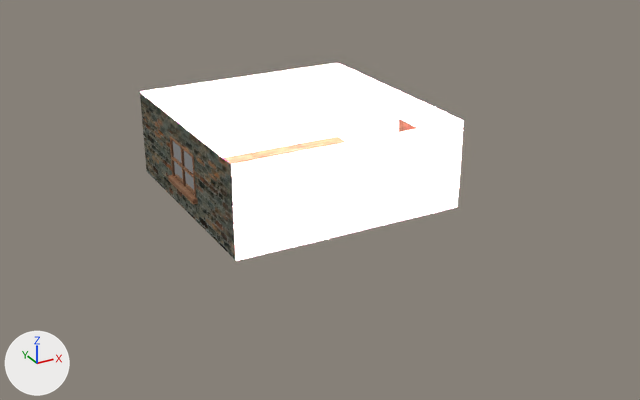
The Blender file Projekt/01-Model/lw-raum.blend, before and after one commit.
Before and after are seen from a camera (50 mm lens) standing at (-25.9, -50.7, 24.0) and looking at (0.8, -2.1, -0.3). The lights are fixed; the arrows at lower left show +X, +Y and +Z.
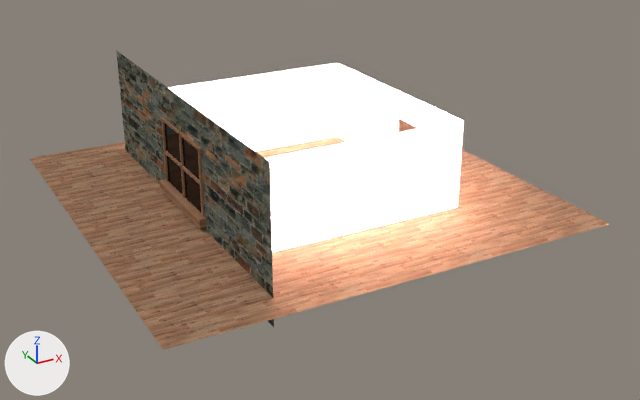
Pixel boxes (x1, y1, x2, y2) of what changed, in the pictures (640 x 400 px):
```json
{"object": "Plane", "change": "rescaled", "before": [223, 136, 348, 165], "after": [29, 136, 610, 350]}
{"object": "Plane.005", "change": "rescaled", "before": [140, 92, 236, 260], "after": [116, 51, 274, 327], "on screen": "64% wider, 64% taller"}
{"object": "Plane.004", "change": "surface changed", "before": [164, 123, 201, 212], "after": [164, 123, 201, 212]}
{"object": "Cube.001", "change": "moved, rescaled", "before": [168, 175, 198, 204], "after": [159, 179, 207, 228], "on screen": "58% wider, 67% taller"}
{"object": "Cube.004", "change": "rescaled", "before": [181, 148, 185, 187], "after": [179, 134, 186, 198], "on screen": "60% wider, 62% taller"}
{"object": "Cube.005", "change": "moved, rescaled", "before": [171, 157, 194, 178], "after": [164, 150, 200, 185], "on screen": "54% wider, 64% taller"}
{"object": "Plane.002", "change": "recoloured, rescaled", "before": [144, 95, 228, 162], "after": [116, 50, 273, 273]}
```

Scene script edits in JSON lines:
```json
{"op": "remove", "block": "mat_material_004", "code": "n0 = _N.new('ShaderNodeOutputMaterial'); n0.name = 'Material Output'"}
{"block": "mat_material_004", "where": "n1 = _N.new('ShaderNodeBsdfGlass'); n1.name = 'Glass BSDF'"}
{"op": "set", "path": "n1.distribution", "old": "'BECKMANN'", "new": "'GGX'"}
{"op": "remove", "block": "mat_material_004", "code": "_L.new(n1.outputs[0], n0.inputs[0])  # 'BSDF' to 'Surface'"}
{"op": "add", "block": "mat_material_004", "code": "n0 = _N.new('ShaderNodeOutputMaterial'); n0.name = 'Material Output'"}
{"op": "add", "block": "mat_material_004", "code": "n2 = _N.new('ShaderNodeMixShader'); n2.name = 'Mix Shader'"}
{"op": "add", "block": "mat_material_004", "code": "n2.inputs[0].default_value = 0.891  # 'Factor'"}
{"op": "add", "block": "mat_material_004", "code": "_L.new(n1.outputs[0], n2.inputs[1])  # 'BSDF' to 'Shader'"}
{"op": "add", "block": "mat_material_004", "code": "_L.new(n2.outputs[0], n0.inputs[0])  # 'Shader' to 'Surface'"}
{"op": "add", "block": "mat_material_013", "code": ["mat_material_013 = diffuse_material('Material.013')", "mat_material_013.base_color = (0.168, 0.168, 0.168)  # grey #727272"]}
{"block": "me_plane_002", "where": "me_plane_002.from_pydata(...)  # 78 vertices, 56 faces; spans x -1.0..1.0, y -1.0..1.0, z 0.0"}
{"op": "remove", "block": "me_plane_002", "code": "me_plane_002.materials.append(mat_material_003)  # white #ffffff"}
{"op": "add", "block": "me_plane_002", "code": "me_plane_002.materials.append(mat_material_013)  # grey #727272"}
{"op": "set", "path": "ob_plane.scale", "old": "(7.98, 7.98, 7.98)", "new": "(14.9, 14.9, 14.9)"}
{"op": "set", "path": "ob_plane_002.scale", "old": "(3.0, 8.0, 4.0)", "new": "(4.86, 13.0, 6.48)"}
{"op": "set", "path": "ob_cube_001.location", "old": "(-8.0, 0.0, 1.5)", "new": "(-8.0, 0.0, 0.54)"}
{"op": "set", "path": "ob_cube_001.scale", "old": "(-0.302, -2.24, -0.176)", "new": "(-0.489, -3.62, -0.285)"}
{"op": "set", "path": "ob_plane_005.scale", "old": "(3.0, 8.0, 4.0)", "new": "(4.86, 13.0, 6.48)"}
{"op": "set", "path": "ob_cube_004.scale", "old": "(-0.0793, -1.45, -0.055)", "new": "(-0.128, -2.35, -0.0891)"}
{"op": "set", "path": "ob_cube_005.location", "old": "(-8.0, 0.0, 3.1)", "new": "(-8.0, 0.0, 3.13)"}
{"op": "set", "path": "ob_cube_005.scale", "old": "(-0.0793, 2.0, -0.055)", "new": "(-0.128, 3.24, -0.0891)"}
```
